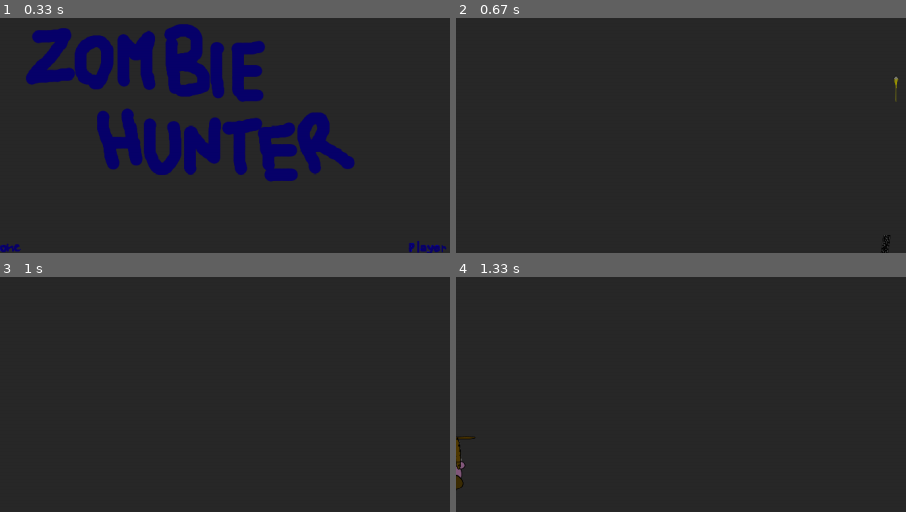
Above: before the commit, frames 1-4 (two rows, left to right).
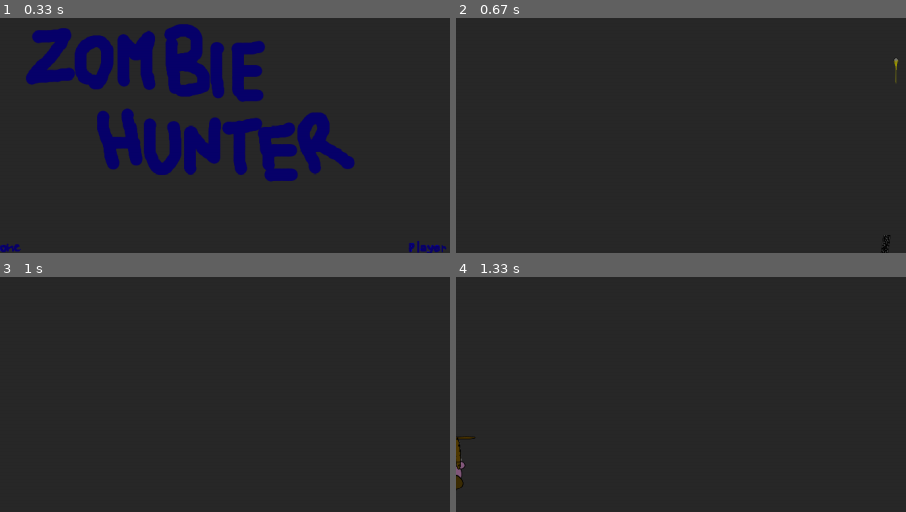
Above: after the commit, the same moments.

Repository: fbouquet42/zombiehunter
Game: pygame game, started from main.py
Same seed, same stepped clock (60 frames per second), same inputs: the game is played once before the commit and once after it.
Inputs:
- Up to frame 1 (0.33 s): no input
- Up to frame 2 (0.67 s): tap Enter at 0.33 s
- Up to frame 3 (1 s): hold Right from 0.67 s (still down)
- Up to frame 4 (1.33 s): release Right at 1.13 s; hold Up from 1.17 s (still down); hold W from 1.17 s (still down)
The pictures show only the part of the screen within x 26-76%, y 0-50%; the shares and areas given below are measured in that part.

Frame 1 is identical in both runs. In frame 2, less than 0.1% of the frame differs, in the area x 97-99%, y 17-36%; in frame 3, nothing differs; in frame 4, nothing differs.

Commit message:
cyclops + bug_hitbox

Diff:
--- a/env.py
+++ b/env.py
@@ -16,7 +16,9 @@
         self.players =[]
         self.monsters = []
         self.bullets = []
-        self.zombie = monsters.Zombie.build_class(self)
+        self.monster_type = {}
+        self.monster_type['zombie'] = monsters.Zombie.build_class(self)
+        self.monster_type['cyclops'] = monsters.Cyclops.build_class(self)
         self.main_title = pygame.image.load(self.img_src + "main_title.png")
         self.main_title = pygame.transform.scale(self.main_title, (self.player_dimensions * 4, self.player_dimensions * 4))
         self.title_position = (0.2 * self.width, 0.05 * self.height)
@@ -29,9 +31,9 @@
         update_tick.start()
         spawner.start()
 
-    def spawn(self, x, y):
-        zombie = monsters.Zombie(self, x, y)
-        t = Thread(target=zombie.move, args=())
+    def spawn(self, x, y, monster):
+        monster = self.monster_type[monster](self, x, y)
+        t = Thread(target=monster.move, args=())
         t.daemon = True
-        self.monsters.append(zombie)
+        self.monsters.append(monster)
         t.start()
--- a/events.py
+++ b/events.py
@@ -49,12 +49,17 @@
             time.sleep(0.01)
 
 def spawner(env):
-    rand = 0
+    zombie = 0
+    cyclops = randint(600, 1040)
     while True:
-        if not rand:
-            rand = randint(120, 220)
-            env.spawn(randint(-200, 0), randint(-200, 0))
-        rand -= 1
+        if not zombie:
+            #zombie = randint(120, 220)
+            env.spawn(randint(-200, 0), randint(-200, 0), 'zombie')
+        if not cyclops:
+            #cyclops = randint(600, 1040)
+            env.spawn(randint(-200, 0), randint(-200, 0), 'cyclops')
+        zombie -= 1
+        cyclops -= 1
         time.sleep(0.01)
         while env.pause:
             time.sleep(0.01)
--- a/menu.py
+++ b/menu.py
@@ -4,7 +4,7 @@
 import time
 
 def endmenu(env, clock):
-    myfont = pygame.font.SysFont('Comic Sans MS', 30)
+    myfont = pygame.font.SysFont('Comic Sans MS', 40)
     score_player_one = myfont.render(str(env.players[0].score), False, (8, 0, 107))
     score_player_two = myfont.render(str(env.players[1].score), False, (8, 0, 107))
     x1 = 0.25 * env.width - env.player_dimensions // 2
--- a/monsters.py
+++ b/monsters.py
@@ -2,6 +2,8 @@
 import pygame
 import weapons
 import time
+import numpy as np
+randint = lambda mini, maxi: np.random.randint(mini, maxi)
 
 class HitboxMonster:
     def update_coords(self, monster):
@@ -47,7 +49,7 @@
         #self.weapon = weapon(env, self)
 
     def affected(self, bullet):
-        if self.x <= (bullet.x + bullet.hitbox.dimensions) and bullet.x <= (self.x + self.hitbox.dimensions) and self.y <= (bullet.y + bullet.hitbox.dimensions) and bullet.y <= (self.y + self.hitbox.dimensions):
+        if self.hitbox.x <= (bullet.hitbox.x + bullet.hitbox.dimensions) and bullet.hitbox.x <= (self.hitbox.x + self.hitbox.dimensions) and self.hitbox.y <= (bullet.hitbox.y + bullet.hitbox.dimensions) and bullet.hitbox.y <= (self.hitbox.y + self.hitbox.dimensions):
             return True
         return False
 
@@ -140,3 +142,86 @@
         if not self.lives and self.degeneration:
             self.degeneration -= 1
         #self.weapon.update()
+
+class   Cyclops(Zombie):
+    rapidity = 3
+    lives = 25
+    name = "cyclops"
+    turn = 30
+
+    def build_class(env):
+        Cyclops.img = tools.set_imgs(env.img_src + 'monsters/', Cyclops.name, Cyclops.dimensions)
+        Cyclops.img_injured = tools.set_imgs(env.img_src + 'monsters/', Cyclops.name + '_injured', Cyclops.dimensions)
+        Cyclops.img_eyeless = tools.set_imgs(env.img_src + 'monsters/', Cyclops.name + '_eyeless', Cyclops.dimensions)
+        Cyclops.img_eyeless_injured = tools.set_imgs(env.img_src + 'monsters/', Cyclops.name + '_eyeless_injured', Cyclops.dimensions)
+        Cyclops.img_dead = tools.set_imgs(env.img_src + 'monsters/', Cyclops.name + '_dead', Cyclops.dimensions)
+        Cyclops.value = 5
+        return Cyclops
+
+    def __init__(self, env, x, y):
+        self.x = x + env.width + 200 if x > -100 else x
+        self.y = y + env.height + 200 if y > -100 else y
+        self.limitx = env.width - self.half
+        self.limity = env.height - self.half
+
+        self.hitbox = set_hitbox_monster(env, self, 0.46)
+        self.target = env.players[0]
+        #self.weapon = weapon(env, self)
+
+    def hitted(self):
+        if self.lives and not self.injured:
+            self.injured += 10
+            self.lives -= 1
+            if not self.lives:
+                return self.value
+        return 0
+
+    def move(self):
+        while True:
+            if not self.lives:
+                return
+            if self.lives > 10:
+                direction = self.sniff_fresh_flesh()
+            elif not self.turn:
+                direction = randint(0, 9)
+                self.turn = 30
+            else:
+                self.turn -= 1
+                direction = self.direction
+            if direction is not None and direction < 8:
+                self.direction = direction
+                tools.move(self, direction)
+                self.hitbox.update_coords(self)
+            if self.lives > 10:
+                tools.limits(self, self.limitx, self.limity)
+            self.target_hitted()
+            time.sleep(0.01)
+            while self.env.pause:
+                time.sleep(0.01)
+
+    def display(self, env):
+        fitting = 0.23 * self.dimensions if self.direction % 2 else 0
+        if not self.lives:
+            img = self.img_dead[self.direction]
+        elif self.lives > 10 and self.injured:
+            img = self.img_injured[self.direction]
+        elif self.lives > 10:
+            img = self.img[self.direction]
+        elif self.injured:
+            img = self.img_eyeless_injured[self.direction]
+        else:
+            img = self.img_eyeless[self.direction]
+        tools.display(env, img, self.x, self.y, fitting)
+        #if self.lives:
+        #    self.weapon.display(env, self.direction, self.x, self.y, fitting)
+        if env.debug:
+            if self.lives > 10:
+                pygame.draw.line(env.GameManager, (255, 0, 0), (self.target.x + self.target.half, self.target.y + self.target.half), (self.x + self.half, self.y + self.half))
+            tools.display(env, self.hitbox.img, self.hitbox.x, self.hitbox.y)
+
+    def update(self):
+        if self.injured:
+            self.injured -= 1
+        if not self.lives and self.degeneration:
+            self.degeneration -= 1
+        #self.weapon.update()
--- a/players.py
+++ b/players.py
@@ -47,7 +47,7 @@
         self.weapon = weapons.set_weapon(env, self)
 
     def affected(self, bullet):
-        if self.x <= (bullet.x + bullet.hitbox.dimensions) and bullet.x <= (self.x + self.hitbox.dimensions) and self.y <= (bullet.y + bullet.hitbox.dimensions) and bullet.y <= (self.y + self.hitbox.dimensions):
+        if self.hitbox.x <= (bullet.hitbox.x + bullet.hitbox.dimensions) and bullet.hitbox.x <= (self.hitbox.x + self.hitbox.dimensions) and self.hitbox.y <= (bullet.hitbox.y + bullet.hitbox.dimensions) and bullet.hitbox.y <= (self.hitbox.y + self.hitbox.dimensions):
             return True
         return False
 
@@ -58,14 +58,7 @@
 
     def move(self, direction):
         tools.move(self, direction)
-        if self.x > self.limitx:
-            self.x = self.limitx
-        if self.y > self.limity:
-            self.y = self.limity
-        if self.x < -self.half:
-            self.x = -self.half
-        if self.y < -self.half:
-            self.y = -self.half
+        tools.limits(self, self.limitx, self.limity)
         self.hitbox.update_coords(self)
 
     def display(self, env):
--- a/tools.py
+++ b/tools.py
@@ -16,6 +16,16 @@
     except KeyError:
         direction = -1
     return direction
+
+def limits(obj, limitx, limity):
+    if obj.x > limitx:
+        obj.x = limitx
+    if obj.y > limity:
+        obj.y = limity
+    if obj.x < -obj.half:
+        obj.x = -obj.half
+    if obj.y < -obj.half:
+        obj.y = -obj.half
 
 def display(env, img, x, y, fitting=0):
     if env.jerk:
Binary file removed: src/cyclops.png
Binary file changed: src/hitbox.png
Binary file added: src/monsters/cyclops.png
Binary file added: src/monsters/cyclops_dead.png
Binary file added: src/monsters/cyclops_eyeless.png
Binary file added: src/monsters/cyclops_eyeless_injured.png
Binary file added: src/monsters/cyclops_injured.png
